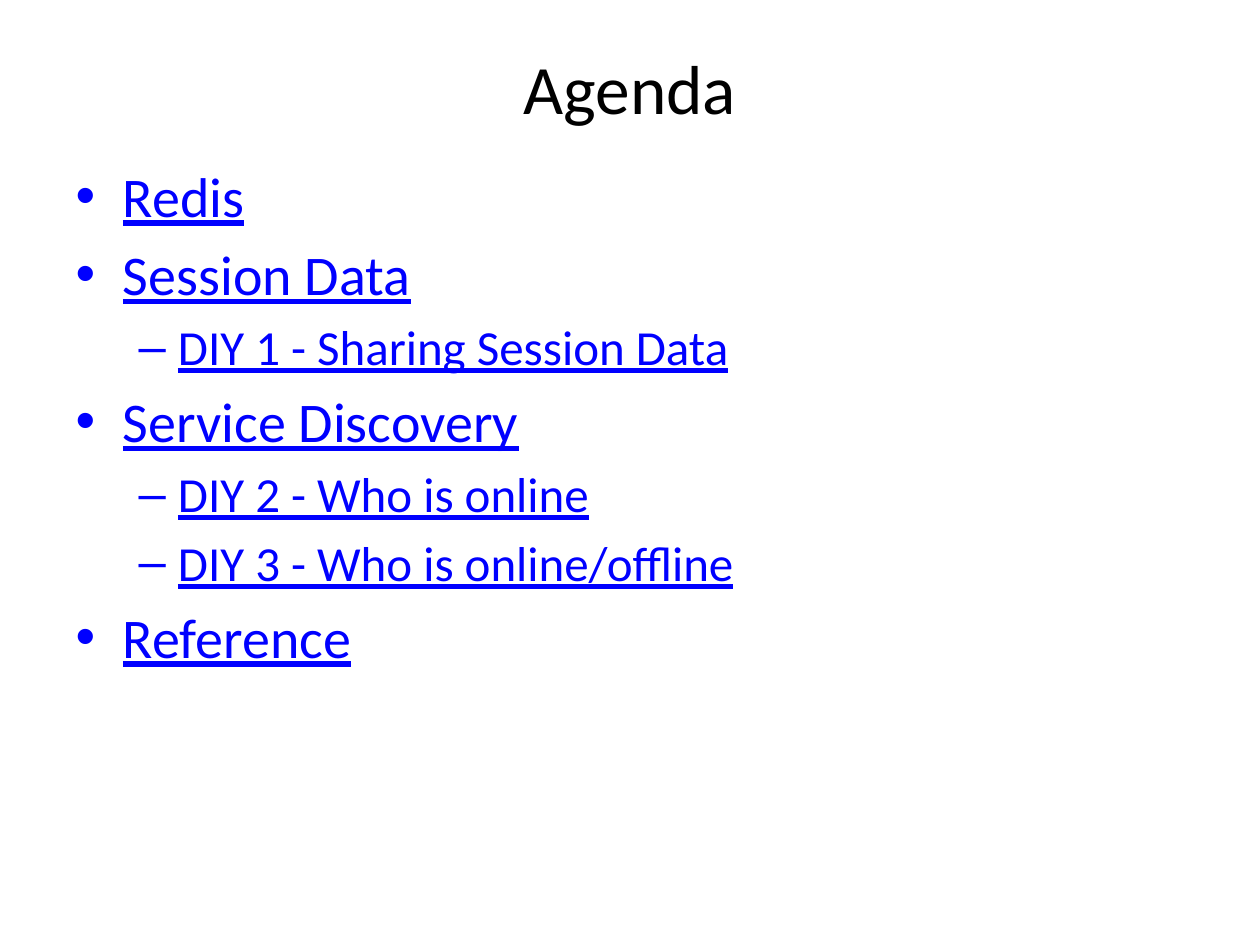
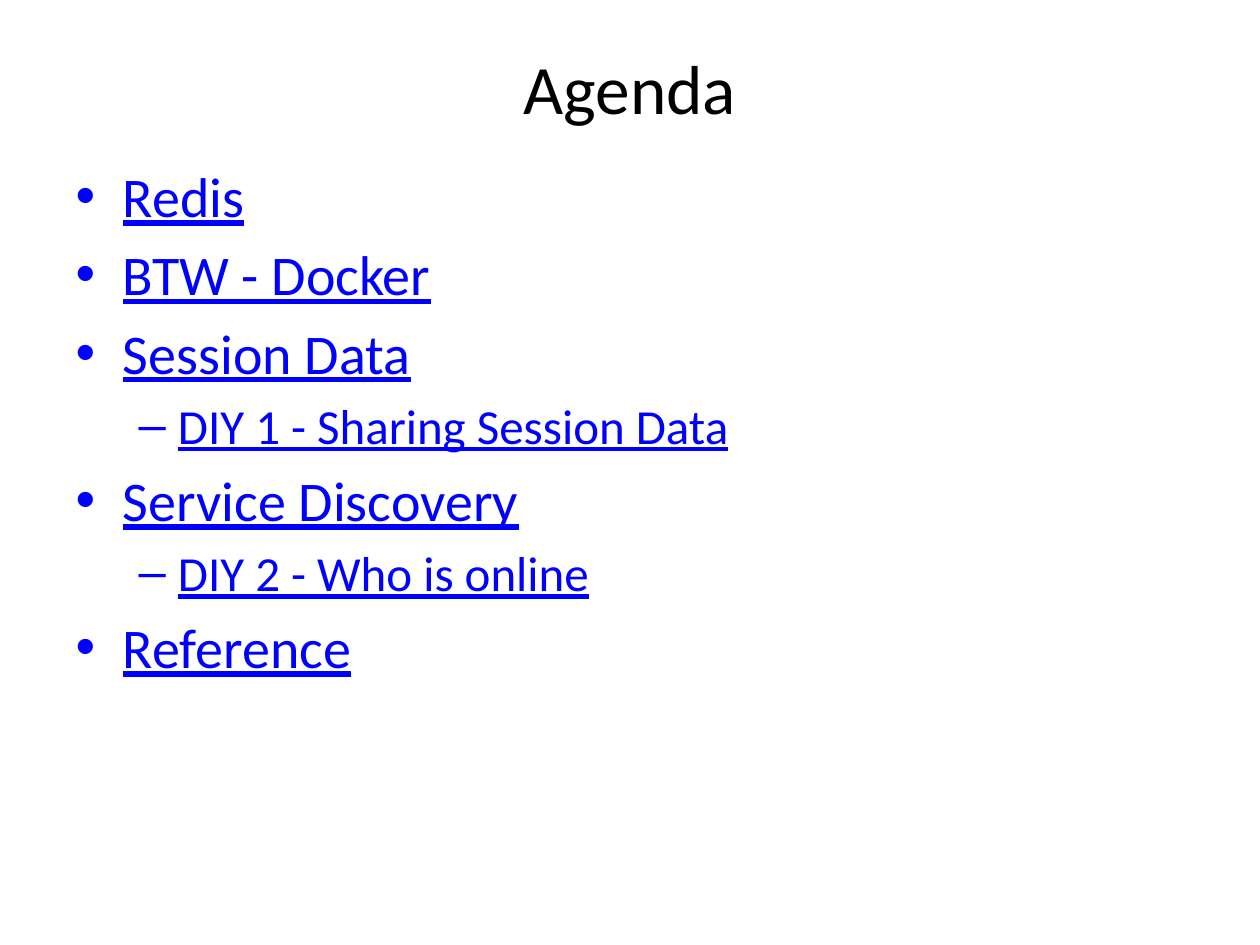
Before and after one commit to jimliu7434/microservice-sample, a slide deck: slide 2 of Microservice02.pptx. Drawn at 1260x945 pixels with LibreOffice and Linux fonts; fonts in the diff are those of the drawing. Boxes give left, top, right and bottom in pixels: in the first picture for what was removed or moved away, otherwise in the second. Text is boxed around its words. In the diff, an @@ line names an element or a change of style, - is before the commit and + after.

```diff
--- a/Microservice02.pptx
+++ b/Microservice02.pptx
@@ text at (123,256,431,304): paragraph added @@
+• BTW - Docker
@@ text at (178,547,734,589): paragraph removed @@
-  – DIY 3 - Who is online/offline
```
Also in this commit, not shown: 1 other slide changed, 1 slide added, 1 slide removed, 2 other files.
